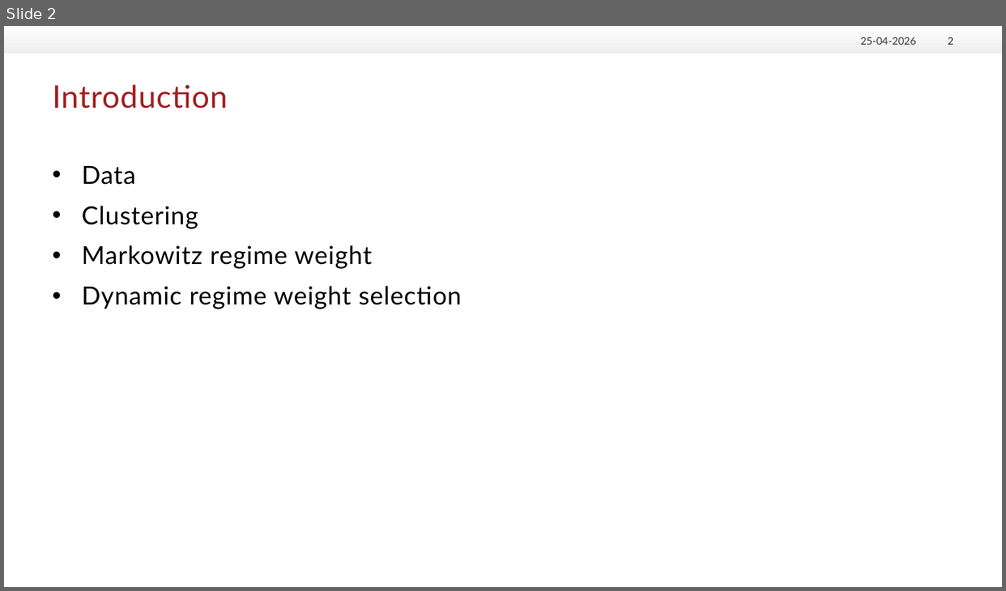
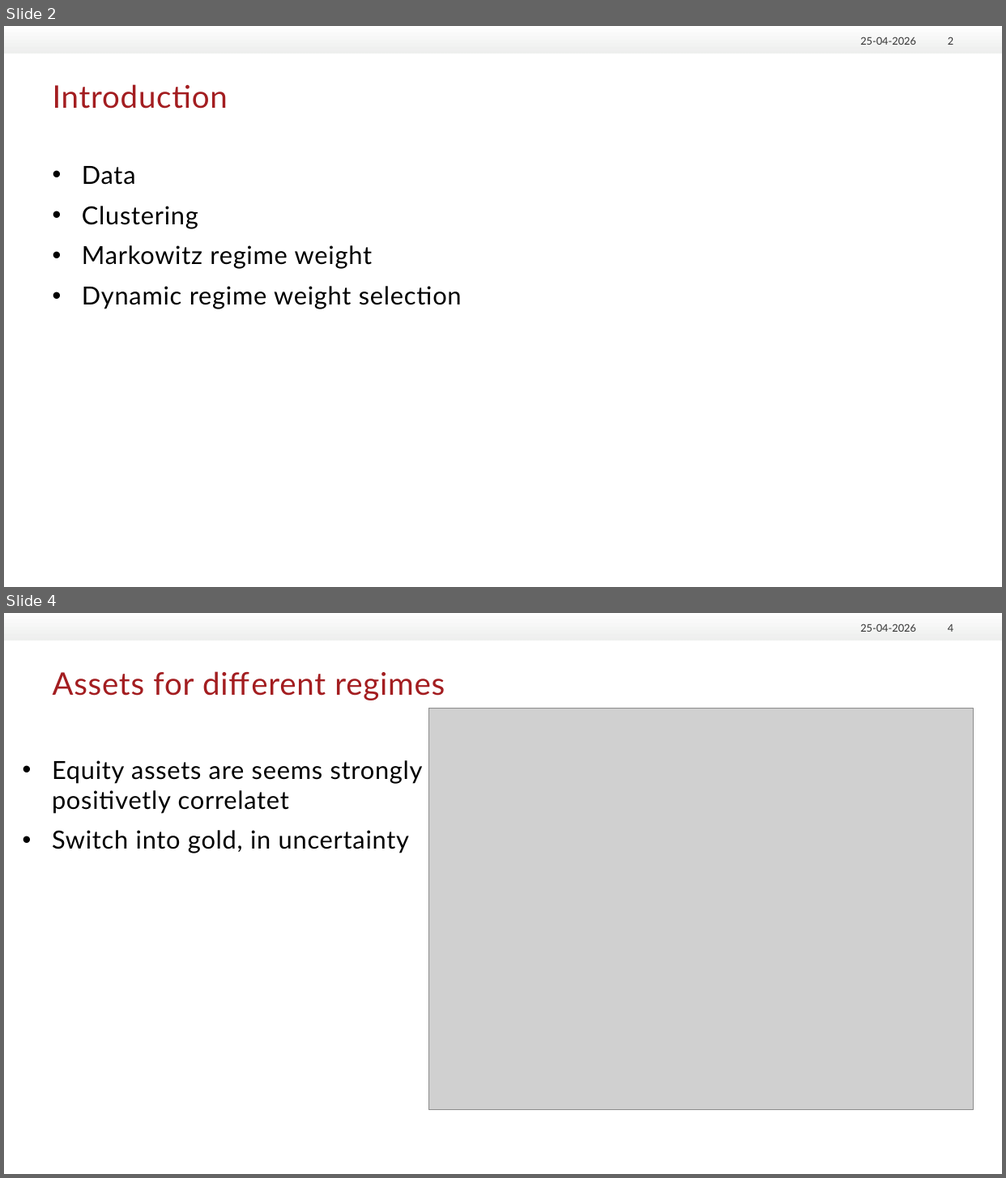
Before and after one commit to Dausekongen/Seminar, a slide deck: Præsentation3.pptx. Shown one above the other, each under a label of ours: slide 2 before the commit, slides 2 and 4 after it; the slides between them are not shown. The pictures are 1006x591 and 1006x1178 pixels, drawn with LibreOffice and Linux fonts; fonts in the diff are those of the drawing; grey boxes stand for pictures; background and template pictures are left out. Boxes give left, top, right and bottom in pixels: in the first picture for what was removed or moved away, otherwise in the second. Text is boxed around its words. In the diff, an @@ line names an element or a change of style, - is before the commit and + after.

```diff
--- a/Præsentation3.pptx
+++ b/Præsentation3.pptx
@@ slide 4 added at (4, 613, 1002, 1174), background #FFFFFF; not listed: 1 template element that a slide beside it also shows @@
@@ text added at (860, 624, 916, 632), 10 pt, text #333333 @@
+25-04-2026
@@ page number added at (948, 624, 953, 632), 10 pt, text #333333 @@
+4
@@ title added at (53, 671, 445, 700), 30 pt, text #A31D20 @@
+Assets for different regimes
@@ picture added at (428, 708, 973, 1111) @@
@@ text added at (52, 760, 423, 854), 24 pt, text #000000 @@
+• Equity assets are seems strongly
+  positivetly correlatet
+• Switch into gold, in uncertainty
```
Also in this commit, not shown: 1 slide changed, 8 other slides added, 3 other files.
